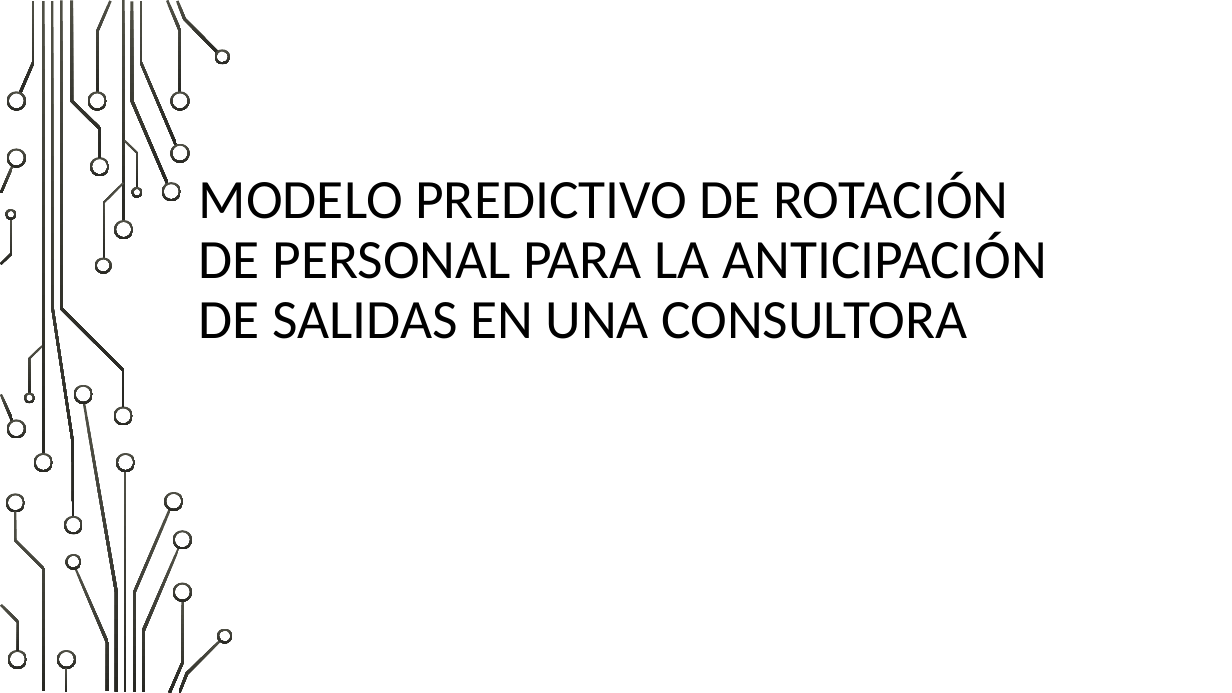
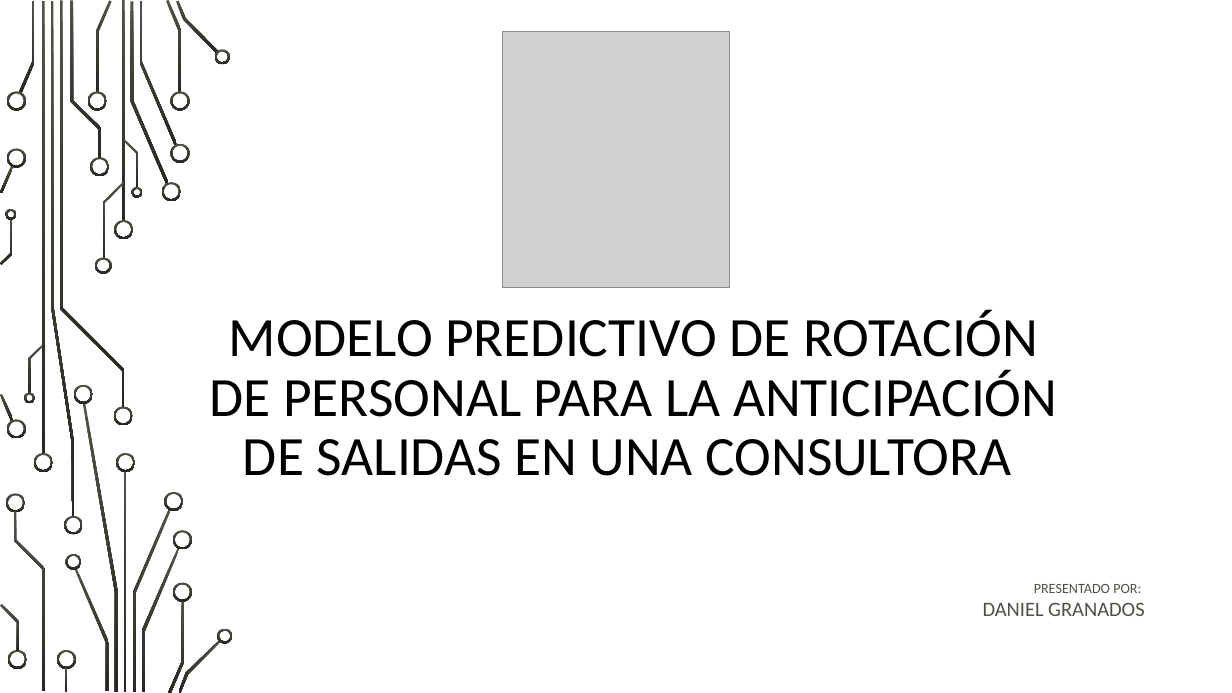
Before and after one commit to dani23gv/ProyectoFinalPython, a slide deck: slide 1 of ProyectoFinalUTEC_DanielGranados_Presentacion.pptx. Drawn at 1232x693 pixels with LibreOffice and Linux fonts; fonts in the diff are those of the drawing; grey boxes stand for pictures; background and template pictures are left out. Boxes give left, top, right and bottom in pixels: in the first picture for what was removed or moved away, otherwise in the second. Text is boxed around its words. In the diff, an @@ line names an element or a change of style, - is before the commit and + after.

```diff
--- a/ProyectoFinalUTEC_DanielGranados_Presentacion.pptx
+++ b/ProyectoFinalUTEC_DanielGranados_Presentacion.pptx
@@ picture added at bbox=[503, 31, 729, 288] @@
@@ title "MODELO PREDICTIVO DE ROTACIÓN DE ...": place and size @@
-title "MODELO PREDICTIVO DE ROTACIÓN DE ..." at bbox=[199, 172, 1046, 339]
+title "MODELO PREDICTIVO DE ROTACIÓN DE ..." at bbox=[209, 309, 1057, 476]
@@ title "MODELO PREDICTIVO DE ROTACIÓN DE ..." at bbox=[209, 309, 1057, 476]: alignment left to centre @@
@@ text added at bbox=[983, 584, 1144, 616], 11 pt, text #505046 @@
+PRESENTADO POR:
+DANIEL GRANADOS
```
Also in this commit, not shown: 6 other slides changed, 2 slides added, 1 slide removed.
